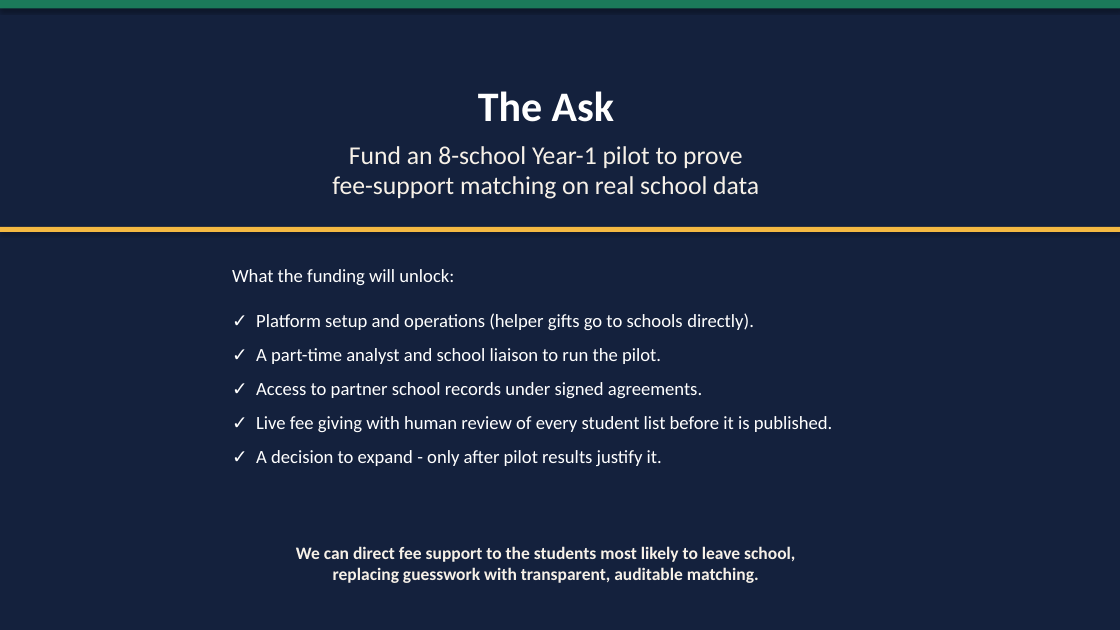
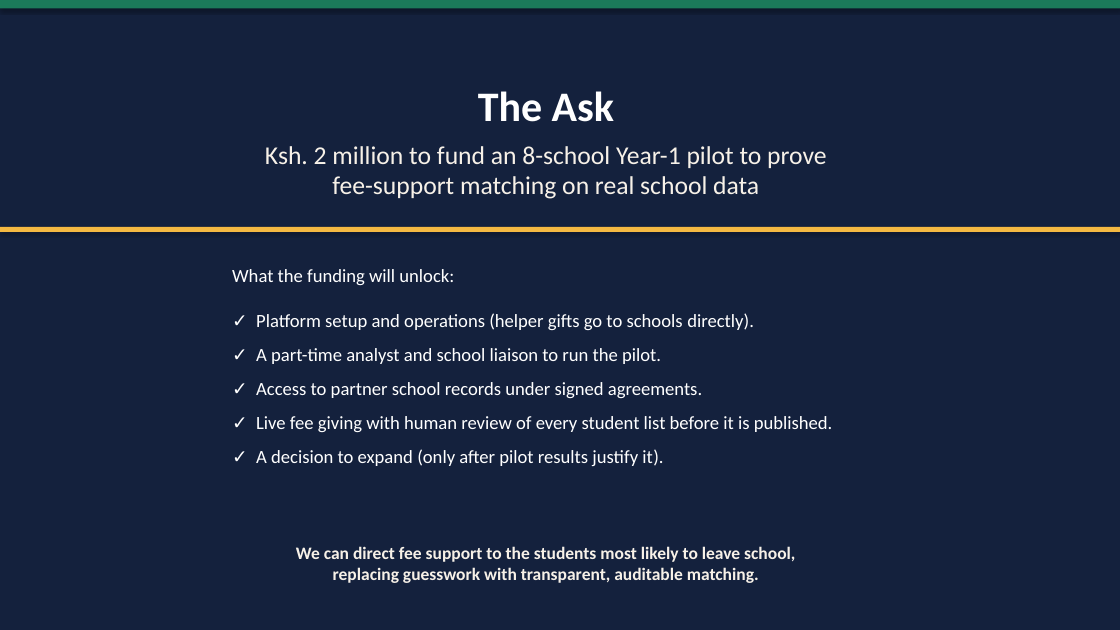
Before and after one commit to Jesyldah/ElimuMatch, a slide deck: slide 9 of ElimuMatch_Executive_Pitch.pptx. Drawn at 1120x630 pixels with LibreOffice and Linux fonts; fonts in the diff are those of the drawing. Boxes give left, top, right and bottom in pixels: in the first picture for what was removed or moved away, otherwise in the second. Text is boxed around its words. In the diff, an @@ line names an element or a change of style, - is before the commit and + after.

```diff
--- a/ElimuMatch_Executive_Pitch.pptx
+++ b/ElimuMatch_Executive_Pitch.pptx
@@ text at (x1=265, y1=146, x2=826, y2=199): text changed @@
-Fund an 8-school Year-1 pilot to prove
-fee-support matching on real school data
+Ksh. 2 million to fund an 8-school Year-1 pilot to prove
+fee-support matching on real school data
@@ text at (x1=256, y1=449, x2=663, y2=466): text changed @@
-✓ A decision to expand - only after pilot results justify it.
+✓ A decision to expand (only after pilot results justify it).
```
Also in this commit, not shown: 1 other slide changed, 3 other files.
